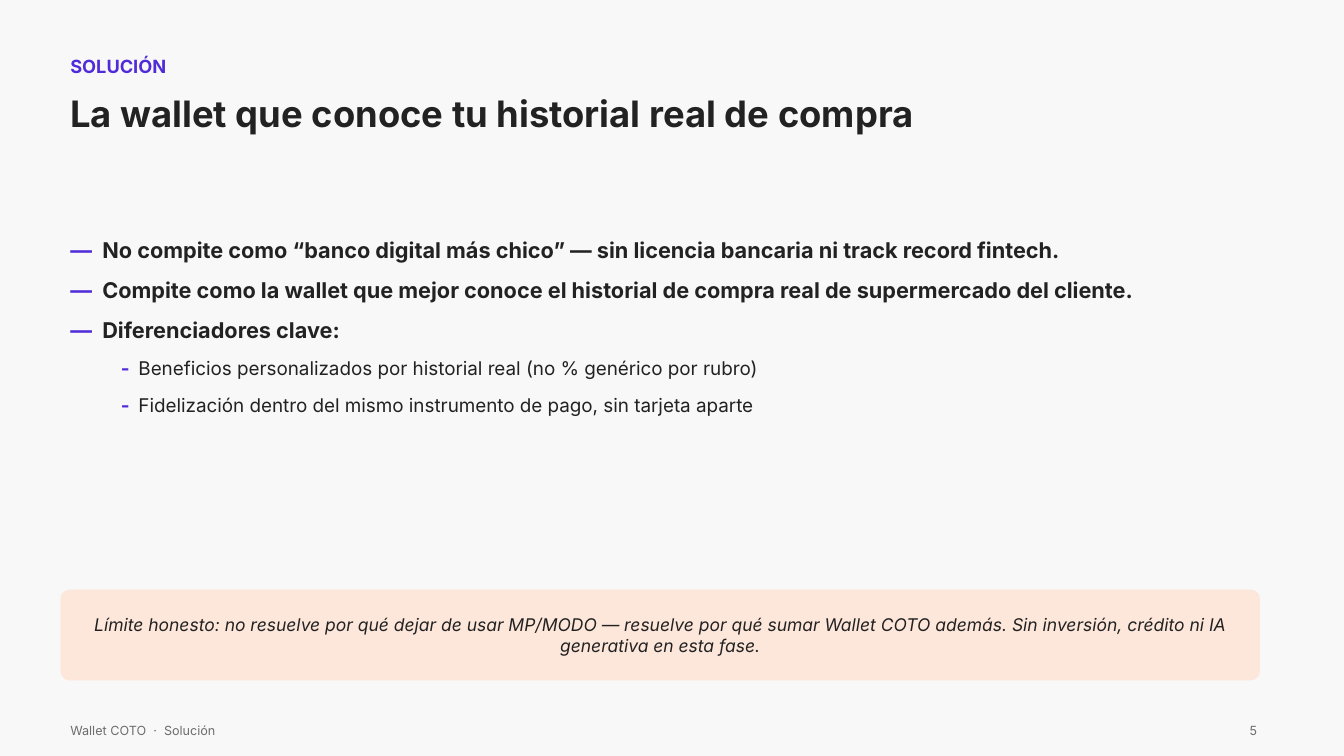
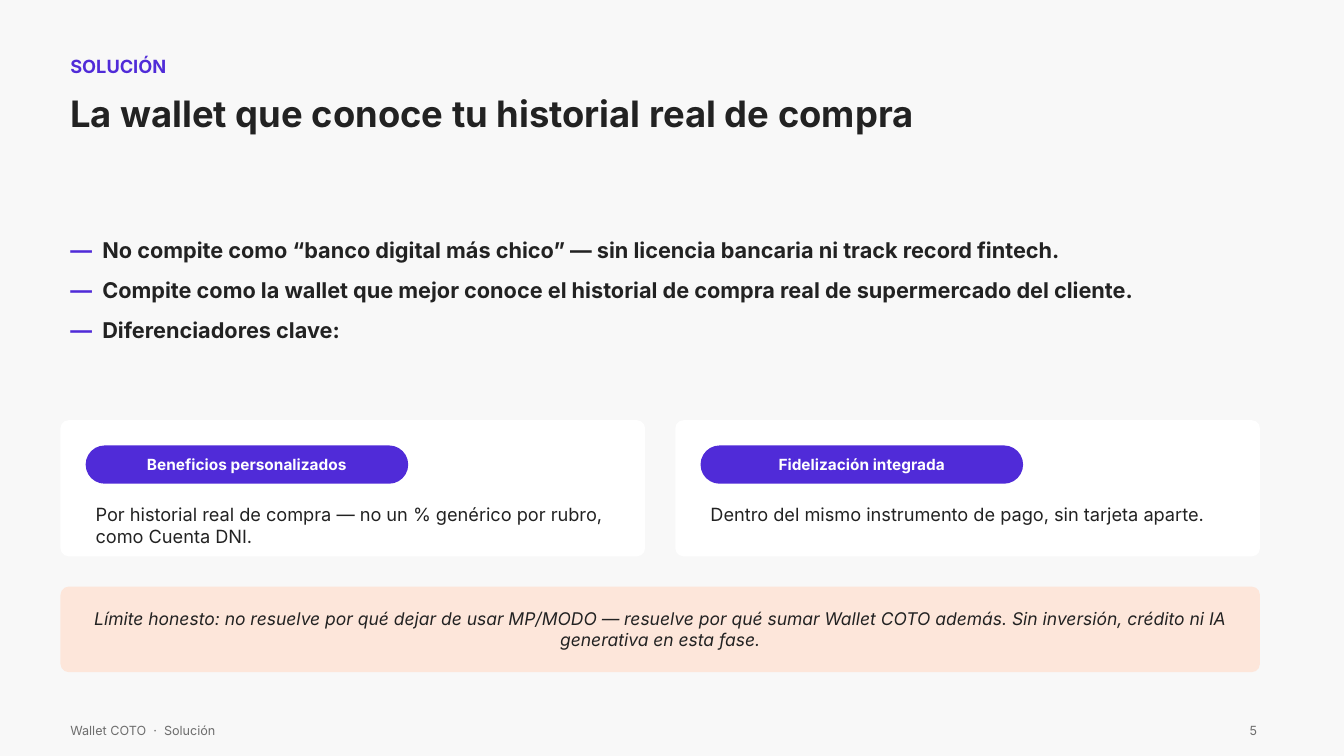
Before and after one commit to uffdg/udesa, a slide deck: slide 5 of materias/mt25-estrategias-negocios-internet/business-plan-coto/entregable/presentacion/business-plan-coto.pptx. Drawn at 1344x756 pixels with LibreOffice and Linux fonts; fonts in the diff are those of the drawing. Boxes give left, top, right and bottom in pixels: in the first picture for what was removed or moved away, otherwise in the second. Text is boxed around its words. In the diff, an @@ line names an element or a change of style, - is before the commit and + after.

```diff
--- a/materias/mt25-estrategias-negocios-internet/business-plan-coto/entregable/presentacion/business-plan-coto.pptx
+++ b/materias/mt25-estrategias-negocios-internet/business-plan-coto/entregable/presentacion/business-plan-coto.pptx
@@ text at [138, 360, 757, 416]: paragraphs removed @@
-  - Beneficios personalizados por historial real (no % genérico por rubro)
-  - Fidelización dentro del mismo instrumento de pago, sin tarjeta aparte
@@ rounded rectangle added at [60, 420, 645, 557], fill #FFFFFF @@
@@ rounded rectangle added at [86, 446, 408, 484], fill #502BD8, 11 pt, text #FFFFFF, bold @@
+Beneficios personalizados
@@ rounded rectangle added at [676, 420, 1260, 557], fill #FFFFFF @@
@@ rounded rectangle added at [701, 446, 1023, 484], fill #502BD8, 11 pt, text #FFFFFF, bold @@
+Fidelización integrada
@@ text added at [96, 507, 602, 544], 13 pt, text #222222 @@
+Por historial real de compra — no un % genérico por rubro, como Cuenta DNI.
@@ text added at [710, 507, 1204, 525], 13 pt, text #222222 @@
+Dentro del mismo instrumento de pago, sin tarjeta aparte.
@@ rounded rectangle "Límite honesto: no resuelve por ...": place and size @@
-rounded rectangle "Límite honesto: no resuelve por ..." at [60, 590, 1260, 681]
+rounded rectangle "Límite honesto: no resuelve por ..." at [60, 587, 1260, 673]
```
Also in this commit, not shown: 7 other slides changed, 12 other files.
